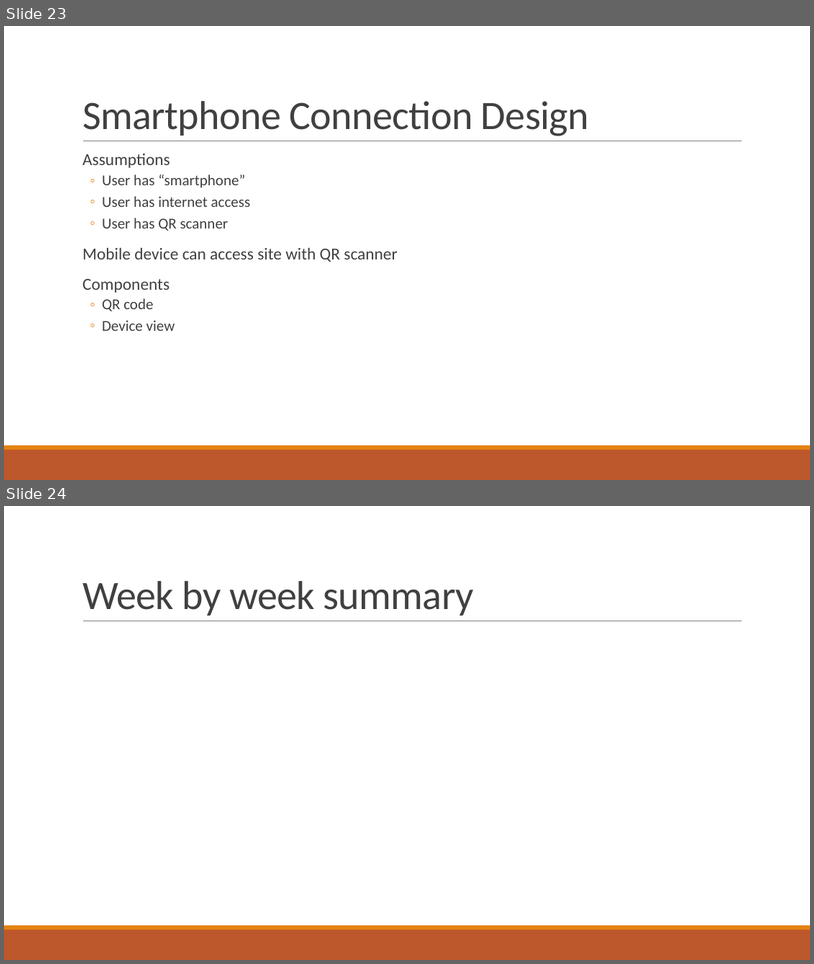
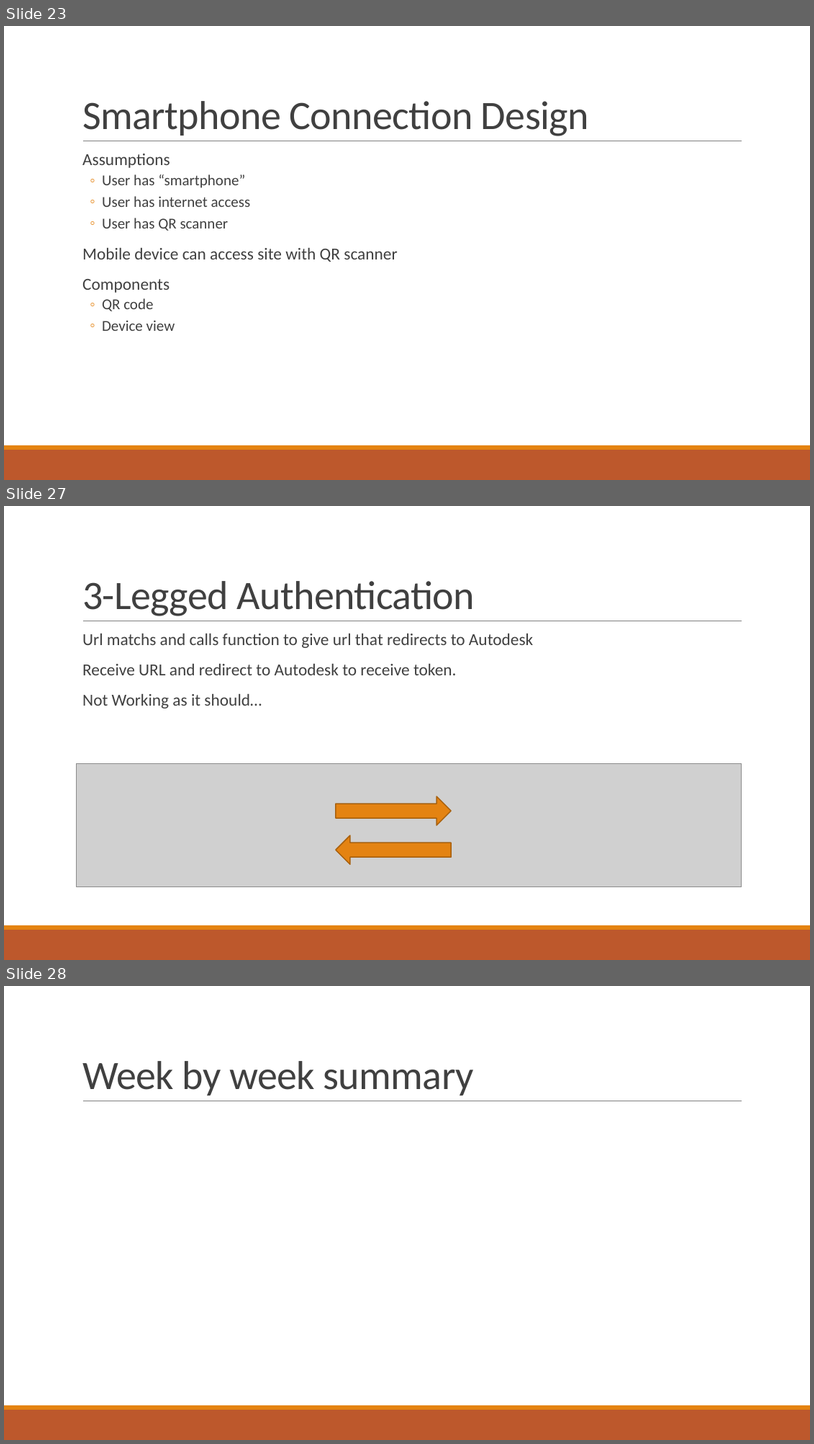
Before and after one commit to gonsalvg/Capstone-Forge-App, a slide deck: Project Documents/Progress Report 2/Progress report.pptx. Shown one above the other, each under a label of ours: slides 23 and 24 before the commit, slides 23, 27 and 28 after it; the slides between them are not shown. The pictures are 814x964 and 814x1444 pixels, drawn with LibreOffice and Linux fonts; fonts in the diff are those of the drawing; grey boxes stand for pictures. Boxes give left, top, right and bottom in pixels: in the first picture for what was removed or moved away, otherwise in the second. Text is boxed around its words. In the diff, an @@ line names an element or a change of style, - is before the commit and + after.

```diff
--- a/Project Documents/Progress Report 2/Progress report.pptx
+++ b/Project Documents/Progress Report 2/Progress report.pptx
@@ slide 27 added at <box>4,506,810,960</box>, background #FFFFFF; not listed: 3 template elements that a slide beside it also shows @@
@@ title added at <box>82,581,475,616</box>, 48 pt, text #404040 @@
+3-Legged Authentication
@@ text added at <box>82,633,533,708</box>, 20 pt, text #404040 @@
+  Url matchs and calls function to give url that redirects to Autodesk
+  Receive URL and redirect to Autodesk to receive token.
+  Not Working as it should…
@@ picture added at <box>77,764,742,887</box> @@
@@ right arrow added at <box>336,796,452,826</box>, fill #E48312, outline #A9610D 1.25 pt @@
@@ right arrow added at <box>336,835,452,864</box>, fill #E48312, outline #A9610D 1.25 pt @@
@@ what was slide 24 is now slide 28 @@
```
Also in this commit, not shown: 3 other slides added.
